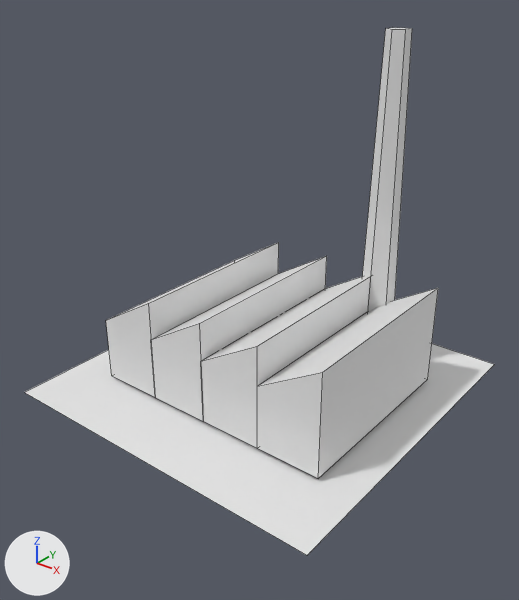
One commit to the FBX model Assets/3D/factory.fbx: the scene before it, then after it.
Before and after are seen from a camera (50 mm lens) standing at (2.26, -2.9, 2.3) and looking at (0.06, -0.15, 0.59). Arrows for +X, +Y and +Z are at lower left; the lights stay in place. Mesh edges are drawn as thin lines.

In view in the first picture: 'factory'.
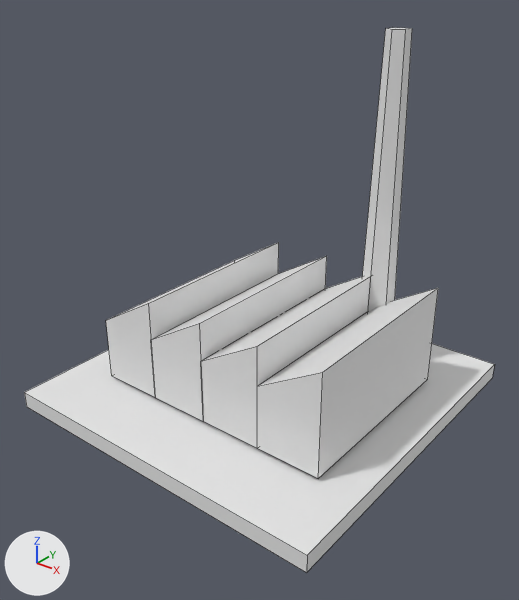
The change, as a list of edits to the scene's bpy script:
```text
Change me_cylinder_003:
    where me_cylinder_003.from_pydata(...)  # 48 vertices, 33 faces; spans x -1.0..1.0, y -1.0..1.0, z -0.02..1.94
    used by ob_factory; location = (0.0, 0.0, 0.0)
    verts and faces of me_cylinder_003; kept vertices keep their numbers, new ones are numbered from 48
    before: 44 (-1.0, -1.0, 0.0) at pixel (24, 392), 45 (1.0, -1.0, 0.0) at pixel (307, 555), 46 (-1.0, 1.0, 0.0), 47 (1.0, 1.0, 0.0) at pixel (494, 364)
    me_cylinder_003 part 1
    add for new, old in zip([*range(48, 52)], [*range(44, 48)]): verts[new] = verts[old] + (0.0, 0.0, -0.1)
    add faces += [(48, 50, 51, 49), (46, 47, 51, 50), (44, 48, 49, 45), (45, 49, 51, 47), (44, 46, 50, 48)]
```

Location of each change, [x1, y1, x2, y2] in pixels of the pictures (519 x 600 px):
'factory', reshaped: before [25, 28, 494, 555]; after [24, 28, 495, 573]
part 1 of me_cylinder_003, added: after [24, 364, 495, 573]
